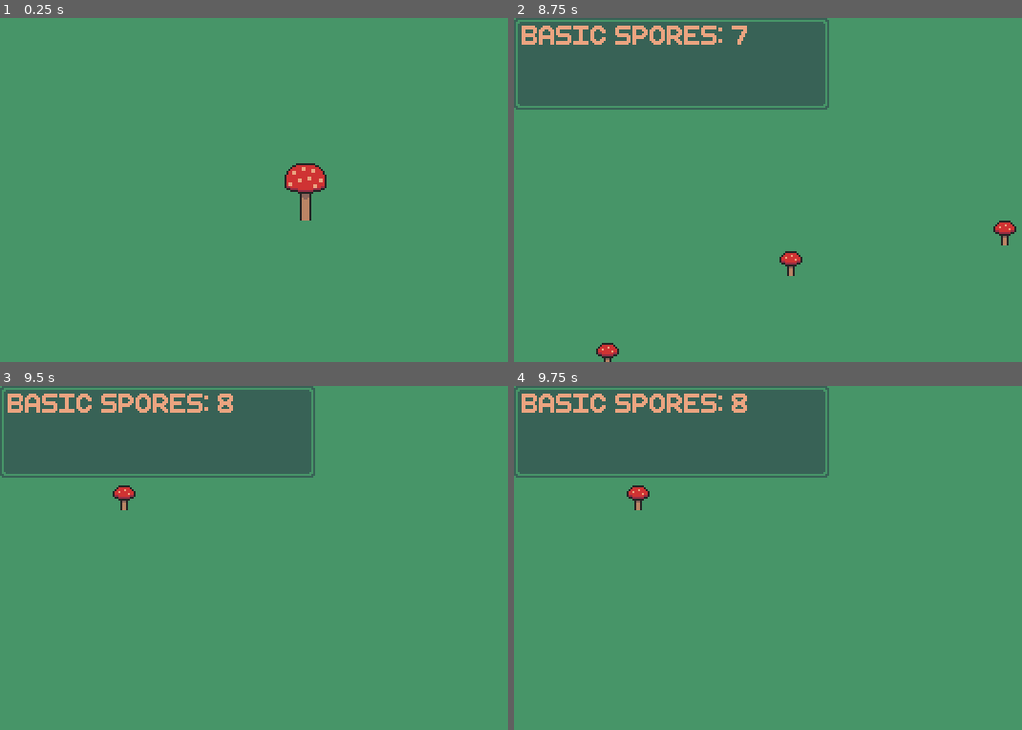
Above: before the commit, frames 1-4 (two rows, left to right).
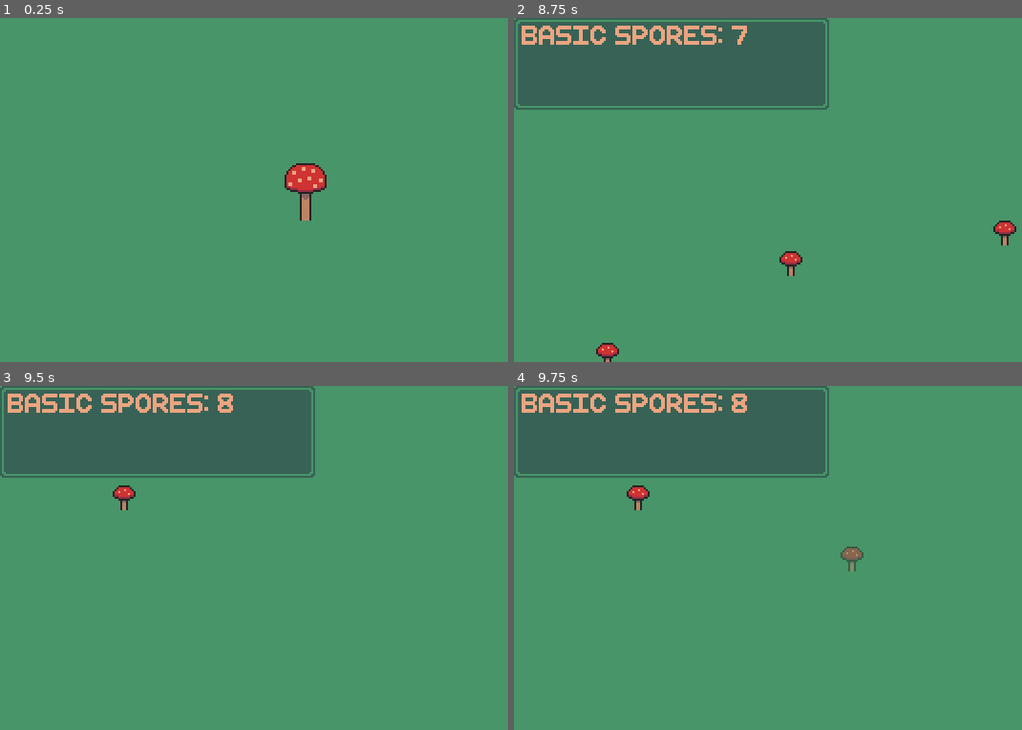
Above: after the commit, the same moments.

Repository: CattacoCattaco/Mushroom-Clicker
Game: Godot game, scene res://game/game.tscn
Two runs of this game, one before a commit and one after it. Both use one fixed random seed, a clock stepped at 60 frames per second and the inputs below.
Inputs (mouse positions are in pixels of both pictures, inside the frame that each line leads up to):
- Up to frame 1 (0.25 s): no input
- Up to frame 2 (8.75 s): click (529, 21) at 0.52 s; click (529, 21) at 1.25 s; click (529, 21) at 2.02 s; click (529, 21) at 2.75 s; click (529, 21) at 3.52 s; click (529, 21) at 4.25 s; tap Enter at 5, 6.5, 8 s; move the mouse to (955, 172) at 5.02 s; press the mouse at (955, 172) at 5.03 s; tap Space at 5.75, 7.25 s; move the mouse to (696, 207) at 5.77 s; release the mouse at (696, 207) at 5.78 s; click (696, 207) at 5.85 s; move the mouse to (879, 114) at 6.52 s; press the mouse at (879, 114) at 6.53 s; move the mouse to (788, 258) at 7.27 s; release the mouse at (788, 258) at 7.28 s; click (788, 258) at 7.35 s; move the mouse to (1001, 241) at 8.02 s; press the mouse at (1001, 241) at 8.03 s
- Up to frame 3 (9.5 s): tap Space at 8.75 s; move the mouse to (121, 506) at 8.77 s; release the mouse at (121, 506) at 8.78 s; click (121, 506) at 8.85 s
- Up to frame 4 (9.75 s): move the mouse to (849, 558) at 9.52 s; press the mouse at (849, 558) at 9.53 s

Frames 1-3 are identical in both runs. In frame 4, 0.2% of the frame differs, in the area x 64-69%, y 46-54%.

Commit message:
Neighbor bonuses
Mushrooms give more spores based on how many neighbors they have

Diff:
--- a/game/spores/mushroom_grid_manager/mushroom_grid_manager.gd
+++ b/game/board_stuff/mushroom_grid_manager/mushroom_grid_manager.gd
@@ -13,6 +13,9 @@
 
 
 func _ready() -> void:
+	mushroom_tiles.create(Vector2i(GRID_SIZE, GRID_SIZE))
+	big_mushroom_tiles.create(Vector2i(GRID_SIZE, GRID_SIZE))
+
 	for x in range(GRID_SIZE):
 		tiles.append([])
 		for y in range(GRID_SIZE):
--- a/game/spores/mushroom_grid_manager/tile/tile.gd
+++ b/game/board_stuff/mushroom_grid_manager/tile/tile.gd
@@ -2,7 +2,7 @@
 extends Node2D
 
 @export var mushroom_scene: PackedScene
-@export var button: Button
+@export var button: TextureButton
 
 var pos: Vector2i
 var mushroom: Mushroom
@@ -31,27 +31,35 @@
 	mushroom = mushroom_scene.instantiate()
 	add_child(mushroom)
 
+	mushroom.pos = pos
 	mushroom.position = Vector2(0, 0)
 
 	mushroom.type = type
 	mushroom.big = big
-	#mushroom.update_sprite()
 
-	mushroom.spores_scorecard = game.spores_scorecard
+	mushroom.game = game
 
 	if big:
 		for x in range(2):
 			for y in range(2):
+				game.mushroom_grid_manager.big_mushroom_tiles.set_bit(pos.x + x, pos.y + y, true)
+
 				var covered_tile: Tile = game.mushroom_grid_manager.tiles[pos.x + x][pos.y + y]
 				covered_tile.disabled = true
+	else:
+		game.mushroom_grid_manager.mushroom_tiles.set_bit(pos.x, pos.y, true)
 
 
 func remove_mushroom() -> void:
 	if mushroom.big:
 		for x in range(2):
 			for y in range(2):
+				game.mushroom_grid_manager.big_mushroom_tiles.set_bit(pos.x + x, pos.y + y, false)
+
 				var covered_tile: Tile = game.mushroom_grid_manager.tiles[pos.x + x][pos.y + y]
 				covered_tile.disabled = false
+	else:
+		game.mushroom_grid_manager.mushroom_tiles.set_bit(pos.x, pos.y, false)
 
 	mushroom.queue_free()
 	mushroom = null
--- /dev/null
+++ b/game/board_stuff/mushroom_grid_manager/tile/tile.tscn
@@ -0,0 +1,22 @@
+[gd_scene load_steps=6 format=3 uid="uid://cumcp8mlj2g04"]
+
+[ext_resource type="Theme" uid="uid://iblhru2fxden" path="res://game/ui/flatter_button.tres" id="1_3brk7"]
+[ext_resource type="Script" uid="uid://dswkxk7fqvorw" path="res://game/board_stuff/mushroom_grid_manager/tile/tile.gd" id="1_kcvd1"]
+[ext_resource type="PackedScene" uid="uid://dd4gu0rt5h142" path="res://game/board_stuff/shrooms/mushroom.tscn" id="2_w6bcc"]
+[ext_resource type="Texture2D" uid="uid://c0jg5nj2hrl8u" path="res://game/board_stuff/shrooms/red_mushroom.png" id="4_7f8ga"]
+[ext_resource type="BitMap" uid="uid://bwyye8kv4h07h" path="res://game/board_stuff/mushroom_grid_manager/tile/tile_click_mask.bmp" id="5_yraqg"]
+
+[node name="Tile" type="Node2D" node_paths=PackedStringArray("button")]
+script = ExtResource("1_kcvd1")
+mushroom_scene = ExtResource("2_w6bcc")
+button = NodePath("Button")
+
+[node name="Button" type="TextureButton" parent="."]
+self_modulate = Color(1, 1, 1, 0.498039)
+custom_minimum_size = Vector2(16, 16)
+offset_right = 16.0
+offset_bottom = 16.0
+theme = ExtResource("1_3brk7")
+texture_pressed = ExtResource("4_7f8ga")
+texture_hover = ExtResource("4_7f8ga")
+texture_click_mask = ExtResource("5_yraqg")
--- /dev/null
+++ b/game/board_stuff/shrooms/mushroom.gd
@@ -0,0 +1,72 @@
+@tool
+class_name Mushroom
+extends Sprite2D
+
+@export var big: bool = false:
+	get:
+		return big
+	set(value):
+		big = value
+		update_sprite()
+
+@export var type: SporesScorecard.SporeType = SporesScorecard.SporeType.RED_BASIC:
+	get:
+		return type
+	set(value):
+		type = value
+		update_sprite()
+
+@export var texture_button: TextureButton
+
+var pos: Vector2i
+var game: Game
+
+
+func _ready() -> void:
+	if not Engine.is_editor_hint():
+		texture_button.pressed.connect(payout)
+
+
+func update_sprite() -> void:
+	var prefix: String = "big_" if big else ""
+
+	var color_name: String = SporesScorecard.SPORE_COLOR_NAMES[type].to_lower()
+	prefix += color_name
+
+	texture = load("res://game/board_stuff/shrooms/%s_mushroom.png" % prefix)
+
+	var click_mask := BitMap.new()
+	click_mask.create_from_image_alpha(texture.get_image())
+	texture_button.texture_click_mask = click_mask
+
+
+func payout() -> void:
+	var payout_amount: float = game.upgrade_manager.base_payout_amounts[type]
+
+	var near_big_mushroom: bool = false
+	var neighbor_count: int = 0
+	var range_upper_bound: int = game.upgrade_manager.neighbor_ranges[type]
+
+	for x_offset in range(-range_upper_bound, range_upper_bound + 1):
+		for y_offset in range(-range_upper_bound, range_upper_bound + 1):
+			if not (x_offset == 0 and y_offset == 0):
+				var range_pos := pos + Vector2i(x_offset, y_offset)
+
+				var grid_manager: MushroomGridManager = game.mushroom_grid_manager
+
+				if grid_manager.mushroom_tiles.get_bit(range_pos.x, range_pos.y):
+					neighbor_count += 1
+				elif grid_manager.big_mushroom_tiles.get_bit(range_pos.x, range_pos.y):
+					# If we are the big mushroom, we aren't next to the big mushroom
+					near_big_mushroom = not big
+
+	payout_amount += game.upgrade_manager.neighbor_add_bonuses[type] * neighbor_count
+
+	if near_big_mushroom:
+		payout_amount += game.upgrade_manager.neighbor_add_bonuses[type] * 1.5
+		payout_amount *= game.upgrade_manager.neighbor_mult_bonuses[type]
+
+	payout_amount *= game.upgrade_manager.neighbor_mult_bonuses[type] ** neighbor_count
+
+	game.spores_scorecard.spore_counts[type] += roundi(payout_amount)
+	game.spores_scorecard.display_counts()
--- a/game/spores/shrooms/mushroom.tscn
+++ b/game/board_stuff/shrooms/mushroom.tscn
@@ -1,7 +1,7 @@
 [gd_scene load_steps=3 format=3 uid="uid://dd4gu0rt5h142"]
 
-[ext_resource type="Texture2D" uid="uid://c0jg5nj2hrl8u" path="res://game/spores/shrooms/red_mushroom.png" id="1_3qe3c"]
-[ext_resource type="Script" uid="uid://st55ghl8rbjn" path="res://game/spores/shrooms/mushroom.gd" id="2_su67v"]
+[ext_resource type="Texture2D" uid="uid://c0jg5nj2hrl8u" path="res://game/board_stuff/shrooms/red_mushroom.png" id="1_3qe3c"]
+[ext_resource type="Script" uid="uid://st55ghl8rbjn" path="res://game/board_stuff/shrooms/mushroom.gd" id="2_su67v"]
 
 [node name="Mushroom" type="Sprite2D" node_paths=PackedStringArray("texture_button")]
 texture = ExtResource("1_3qe3c")
--- a/game/game.gd
+++ b/game/game.gd
@@ -4,3 +4,4 @@
 @export var mushroom_grid_manager: MushroomGridManager
 @export var draggable_camera: DraggableCamera
 @export var spores_scorecard: SporesScorecard
+@export var upgrade_manager: UpgradeManager
--- a/game/game.tscn
+++ b/game/game.tscn
@@ -1,18 +1,20 @@
-[gd_scene load_steps=8 format=3 uid="uid://bhj8fwigta313"]
+[gd_scene load_steps=9 format=3 uid="uid://bhj8fwigta313"]
 
-[ext_resource type="Script" uid="uid://dvg5leelxtgrx" path="res://game/spores/mushroom_grid_manager/mushroom_grid_manager.gd" id="1_u5opy"]
+[ext_resource type="Script" uid="uid://dvg5leelxtgrx" path="res://game/board_stuff/mushroom_grid_manager/mushroom_grid_manager.gd" id="1_u5opy"]
 [ext_resource type="Script" uid="uid://dnchxamu0ocgq" path="res://game/game.gd" id="1_y36n6"]
 [ext_resource type="Script" uid="uid://dxswrjcvmgvha" path="res://game/camera/draggable_camera.gd" id="2_vasa2"]
 [ext_resource type="Texture2D" uid="uid://d32vf1baa78s3" path="res://game/ui/spores_scorecard.png" id="3_4fuuu"]
 [ext_resource type="Theme" uid="uid://c0s3xkss3h2gm" path="res://game/ui/text_bold.tres" id="3_h7iqs"]
-[ext_resource type="PackedScene" uid="uid://cumcp8mlj2g04" path="res://game/spores/mushroom_grid_manager/tile/tile.tscn" id="3_l8g03"]
-[ext_resource type="Script" uid="uid://cxo46i38x11n5" path="res://game/spores/spores_scorecard.gd" id="4_dxrkv"]
+[ext_resource type="PackedScene" uid="uid://cumcp8mlj2g04" path="res://game/board_stuff/mushroom_grid_manager/tile/tile.tscn" id="3_l8g03"]
+[ext_resource type="Script" uid="uid://cxo46i38x11n5" path="res://game/spore_scorecard/spores_scorecard.gd" id="4_dxrkv"]
+[ext_resource type="Script" uid="uid://bd8fox06lhmml" path="res://game/upgrade_manager/upgrade_manager.gd" id="8_y36n6"]
 
-[node name="Game" type="Node2D" node_paths=PackedStringArray("mushroom_grid_manager", "draggable_camera", "spores_scorecard")]
+[node name="Game" type="Node2D" node_paths=PackedStringArray("mushroom_grid_manager", "draggable_camera", "spores_scorecard", "upgrade_manager")]
 script = ExtResource("1_y36n6")
 mushroom_grid_manager = NodePath("MushroomGridManager")
 draggable_camera = NodePath("DraggableCamera")
 spores_scorecard = NodePath("DraggableCamera/Control/SporesScorecard")
+upgrade_manager = NodePath("DraggableCamera/Control/UpgradeManager")
 
 [node name="MushroomGridManager" type="Node2D" parent="." node_paths=PackedStringArray("game")]
 script = ExtResource("1_u5opy")
@@ -70,3 +72,7 @@
 theme = ExtResource("3_h7iqs")
 theme_override_colors/font_color = Color(0.666667, 0.807843, 0.976471, 1)
 text = "MAGIC SPORES: 123.4K"
+
+[node name="UpgradeManager" type="Node2D" parent="DraggableCamera/Control"]
+position = Vector2(160, 90)
+script = ExtResource("8_y36n6")
--- a/game/spores/mushroom_grid_manager/tile/tile.tscn
+++ /dev/null
@@ -1,17 +0,0 @@
-[gd_scene load_steps=4 format=3 uid="uid://cumcp8mlj2g04"]
-
-[ext_resource type="Theme" uid="uid://iblhru2fxden" path="res://game/ui/flatter_button.tres" id="1_3brk7"]
-[ext_resource type="Script" uid="uid://dswkxk7fqvorw" path="res://game/spores/mushroom_grid_manager/tile/tile.gd" id="1_kcvd1"]
-[ext_resource type="PackedScene" uid="uid://dd4gu0rt5h142" path="res://game/spores/shrooms/mushroom.tscn" id="2_w6bcc"]
-
-[node name="Tile" type="Node2D" node_paths=PackedStringArray("button")]
-script = ExtResource("1_kcvd1")
-mushroom_scene = ExtResource("2_w6bcc")
-button = NodePath("Button")
-
-[node name="Button" type="Button" parent="."]
-custom_minimum_size = Vector2(16, 16)
-offset_right = 16.0
-offset_bottom = 16.0
-theme = ExtResource("1_3brk7")
-flat = true
--- a/game/spores/shrooms/mushroom.gd
+++ /dev/null
@@ -1,47 +0,0 @@
-@tool
-class_name Mushroom
-extends Sprite2D
-
-@export var spores_scorecard: SporesScorecard
-
-@export var big: bool = false:
-	get:
-		return big
-	set(value):
-		big = value
-		update_sprite()
-
-@export var type: SporesScorecard.SporeType = SporesScorecard.SporeType.RED_BASIC:
-	get:
-		return type
-	set(value):
-		type = value
-		update_sprite()
-
-@export var texture_button: TextureButton
-
-var payout_amount: int = 1
-var seconds_per_payout: float = 1.0
-
-
-func _ready() -> void:
-	if not Engine.is_editor_hint():
-		texture_button.pressed.connect(payout)
-
-
-func update_sprite() -> void:
-	var prefix: String = "big_" if big else ""
-
-	var color_name: String = SporesScorecard.SPORE_COLOR_NAMES[type].to_lower()
-	prefix += color_name
-
-	texture = load("res://game/spores/shrooms/%s_mushroom.png" % prefix)
-
-	var click_mask := BitMap.new()
-	click_mask.create_from_image_alpha(texture.get_image())
-	texture_button.texture_click_mask = click_mask
-
-
-func payout() -> void:
-	spores_scorecard.spore_counts[type] += payout_amount
-	spores_scorecard.display_counts()
--- /dev/null
+++ b/game/upgrade_manager/upgrade_manager.gd
@@ -0,0 +1,12 @@
+class_name UpgradeManager
+extends Node2D
+
+## The current base payout amount for each mushroom type
+var base_payout_amounts: Array[float] = [1, 1, 1]
+
+## The range where a given type of mushroom will look for neighbors
+var neighbor_ranges: Array[int] = [1, 1, 1]
+## Additive bonus per neighboring same type mushroom
+var neighbor_add_bonuses: Array[float] = [1, 1, 1]
+## Multiplicative bonus per neighboring same type mushroom
+var neighbor_mult_bonuses: Array[float] = [1, 1, 1]
Renamed: game/spores/mushroom_grid_manager/mushroom_grid_manager.gd.uid -> game/board_stuff/mushroom_grid_manager/mushroom_grid_manager.gd.uid
Renamed: game/spores/mushroom_grid_manager/tile/tile.gd.uid -> game/board_stuff/mushroom_grid_manager/tile/tile.gd.uid
Binary file added: game/board_stuff/mushroom_grid_manager/tile/tile_click_mask.bmp
Not shown, added: game/board_stuff/mushroom_grid_manager/tile/tile_click_mask.bmp.import
Renamed: game/spores/mycolings/blue_mycoling.png -> game/board_stuff/mycolings/blue_mycoling.png
Not shown, changed: game/board_stuff/mycolings/blue_mycoling.png.import
Renamed: game/spores/mycolings/green_mycoling.png -> game/board_stuff/mycolings/green_mycoling.png
Not shown, changed: game/board_stuff/mycolings/green_mycoling.png.import
Renamed: game/spores/mycolings/red_mycoling.png -> game/board_stuff/mycolings/red_mycoling.png
Not shown, changed: game/board_stuff/mycolings/red_mycoling.png.import
Renamed: game/spores/shrooms/big_blue_mushroom.png -> game/board_stuff/shrooms/big_blue_mushroom.png
Not shown, changed: game/board_stuff/shrooms/big_blue_mushroom.png.import
(and 14 more such lines)
